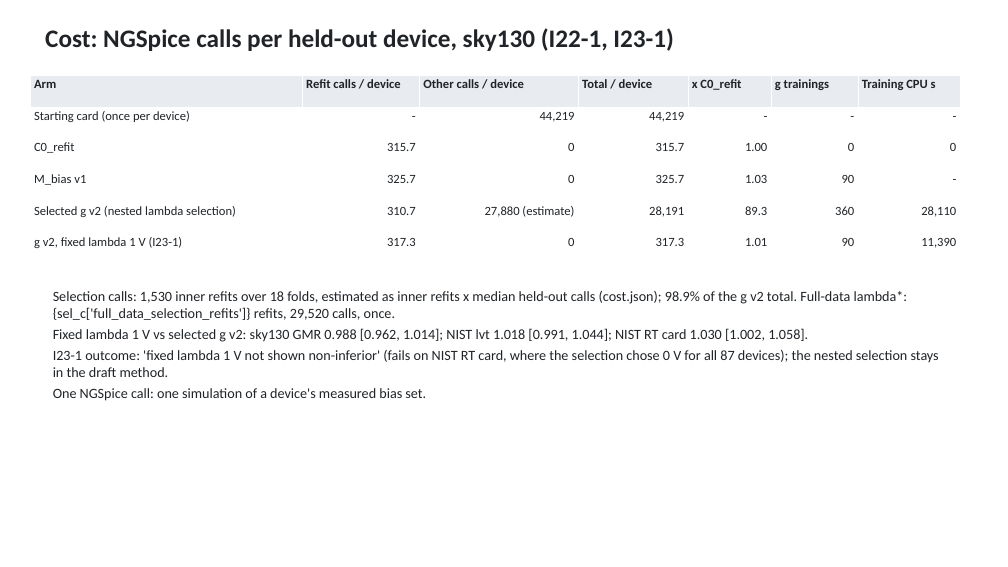
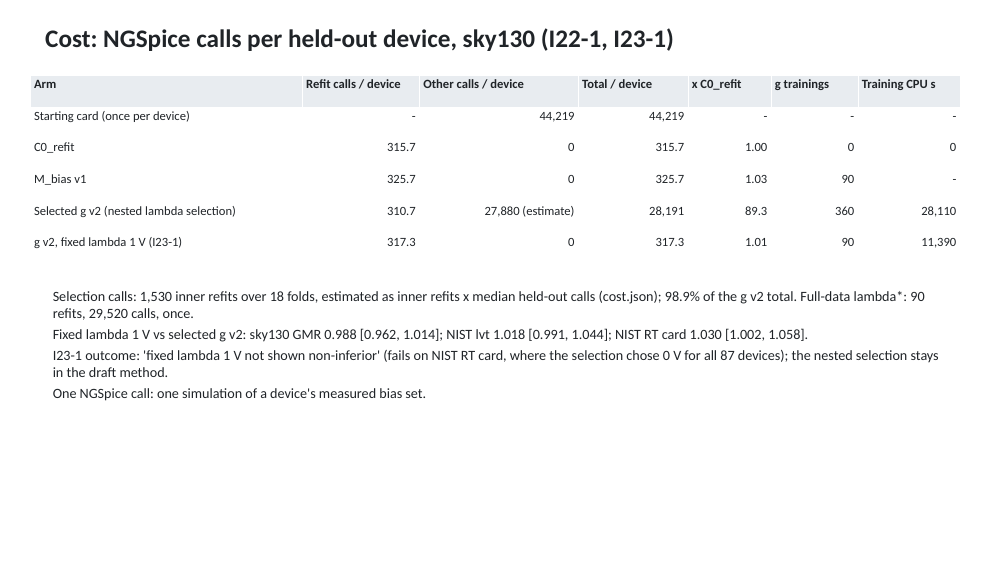
Before and after one commit to aaronw5/Cryo-Transistor-ML, a slide deck: slide 18 of slides/cryo_ml_best_vs_paper.pptx. Drawn at 1008x567 pixels with LibreOffice and Linux fonts; fonts in the diff are those of the drawing. Boxes give left, top, right and bottom in pixels: in the first picture for what was removed or moved away, otherwise in the second. Text is boxed around its words. In the diff, an @@ line names an element or a change of style, - is before the commit and + after.

```diff
--- a/slides/cryo_ml_best_vs_paper.pptx
+++ b/slides/cryo_ml_best_vs_paper.pptx
@@ text at <box>53,291,924,320</box>: text changed @@
-Selection calls: 1,530 inner refits over 18 folds, estimated as inner refits x median held-out calls (cost.json); 98.9% of the g v2 total. Full-data lambda*: {sel_c['full_data_selection_refits']} refits, 29,520 calls, once.
+Selection calls: 1,530 inner refits over 18 folds, estimated as inner refits x median held-out calls (cost.json); 98.9% of the g v2 total. Full-data lambda*: 90 refits, 29,520 calls, once.
```
Also in this commit, not shown: 2 other slides changed, 1 other file.
